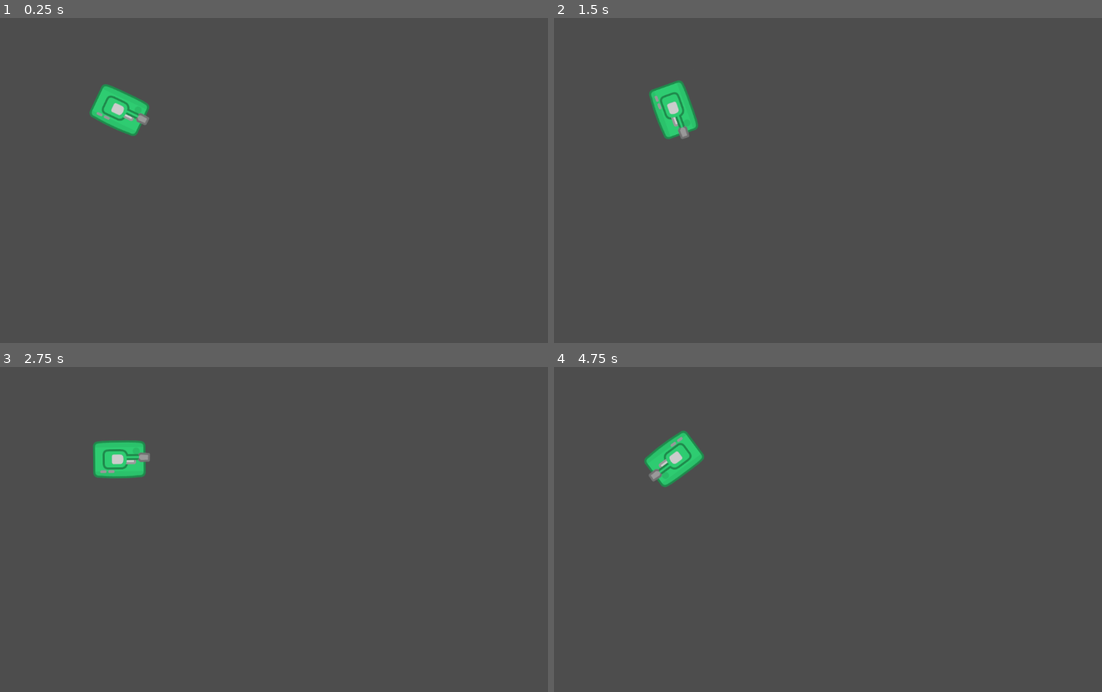
Above: before the commit, frames 1-4 (two rows, left to right).
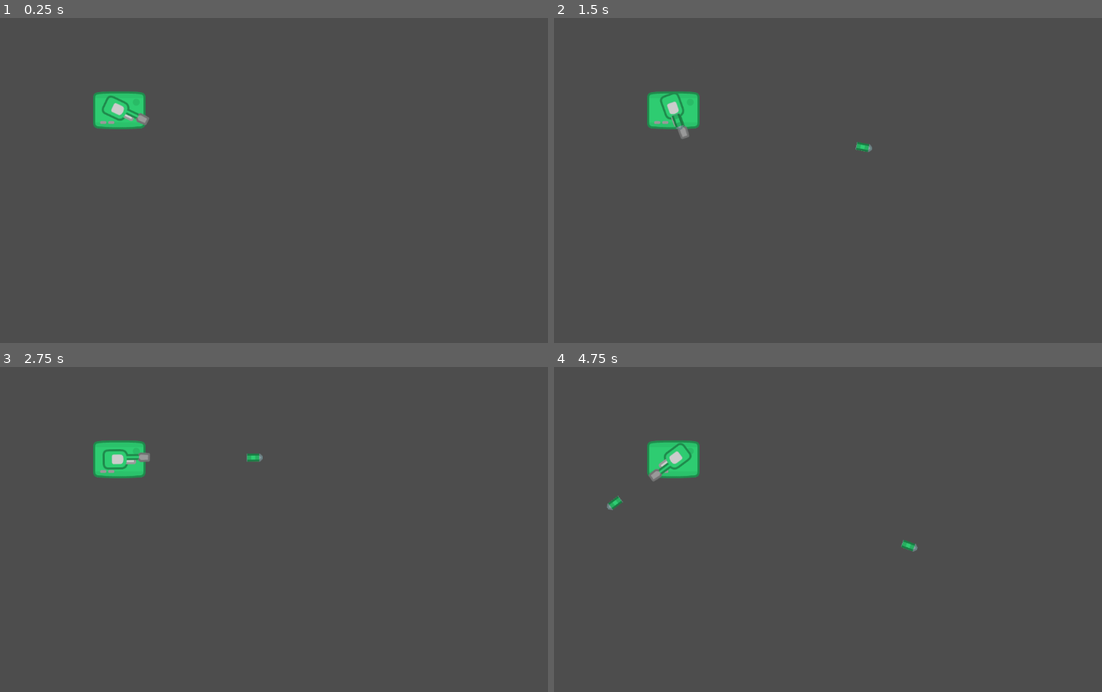
Above: after the commit, the same moments.

Repository: georgetruong/TankDefender
Game: Godot game, scene res://scenes/tank.tscn
Same seed, same stepped clock (60 frames per second), same inputs: the game is played once before the commit and once after it.
Inputs (mouse positions are in pixels of both pictures, inside the frame that each line leads up to):
- Up to frame 1 (0.25 s): no input
- Up to frame 2 (1.5 s): tap Enter at 0.5 s; move the mouse to (948, 164) at 0.52 s; click (948, 164) at 0.67 s; move the mouse to (701, 196) at 1.27 s; click (701, 196) at 1.42 s
- Up to frame 3 (2.75 s): move the mouse to (323, 458) at 2.02 s; click (323, 458) at 2.17 s
- Up to frame 4 (4.75 s): move the mouse to (789, 594) at 2.77 s; click (789, 594) at 2.92 s; move the mouse to (997, 578) at 3.52 s; click (997, 578) at 3.67 s; move the mouse to (647, 480) at 4.27 s; click (647, 480) at 4.42 s

The runs differ from the first frame. In frame 1, 0.5% of the frame differs, in the area x 16-28%, y 20-37%; in frame 2, 0.8%, in the area x 16-59%, y 19-42%; in frame 3, less than 0.1%; in frame 4, 0.7%.

Commit message:
Fire projectiles

Diff:
--- a/project.godot
+++ b/project.godot
@@ -14,3 +14,11 @@
 run/main_scene="res://scenes/tank.tscn"
 config/features=PackedStringArray("4.2", "Forward Plus")
 config/icon="res://icon.svg"
+
+[layer_names]
+
+2d_physics/layer_1="world"
+2d_physics/layer_2="player_units"
+2d_physics/layer_3="player_projectiles"
+2d_physics/layer_4="enemy_units"
+2d_physics/layer_5="enemy_projectiles"
--- a/scenes/tank.tscn
+++ b/scenes/tank.tscn
@@ -8,6 +8,7 @@
 
 [node name="Tank" type="CharacterBody2D"]
 position = Vector2(285, 186)
+collision_layer = 2
 script = ExtResource("1_rp7qp")
 
 [node name="TargetLine" type="Line2D" parent="."]
@@ -21,3 +22,5 @@
 [node name="CollisionShape2D" type="CollisionShape2D" parent="."]
 shape = SubResource("CircleShape2D_ekmd1")
 one_way_collision_margin = 81.3
+
+[node name="ShellContainer" type="Node2D" parent="."]
--- /dev/null
+++ b/scenes/tank_shell.tscn
@@ -0,0 +1,24 @@
+[gd_scene load_steps=5 format=3 uid="uid://5nfgkuwopp6a"]
+
+[ext_resource type="Script" path="res://scripts/tank_shell.gd" id="1_8lgqq"]
+[ext_resource type="PackedScene" uid="uid://h57e5o142ttl" path="res://scenes/tilesheet_sprite.tscn" id="1_jhgem"]
+[ext_resource type="Texture2D" uid="uid://cnaj4k68qsn4y" path="res://assets/tilesheets/topDownTanks_objects_tilesheet@2.png" id="2_cg2o5"]
+
+[sub_resource type="CapsuleShape2D" id="CapsuleShape2D_sqvco"]
+radius = 8.0
+height = 32.0
+
+[node name="TankShell" type="RigidBody2D"]
+collision_layer = 4
+script = ExtResource("1_8lgqq")
+
+[node name="TilesheetSprite" parent="." instance=ExtResource("1_jhgem")]
+rotation = 1.5708
+texture = ExtResource("2_cg2o5")
+region_rect = Rect2(538, 585, 16, 32)
+
+[node name="CollisionShape2D" type="CollisionShape2D" parent="."]
+rotation = 1.5708
+shape = SubResource("CapsuleShape2D_sqvco")
+
+[connection signal="body_entered" from="." to="." method="_on_body_entered"]
--- a/scripts/tank.gd
+++ b/scripts/tank.gd
@@ -1,22 +1,31 @@
 extends CharacterBody2D
+class_name Tank
 
 @export var move_speed = 200
 
 var target_position = null
 
 @onready var target_line = $TargetLine
+@onready var turret = $TankTurretSprite
+
+var shell_scene = preload("res://scenes/tank_shell.tscn")
+@onready var shell_container = $ShellContainer
 
 func _ready():
 	setup_target_line()
 
 func _process(delta):
-	if !target_position:
-		var mouse_position = get_global_mouse_position()
-		look_at(mouse_position)
+	var mouse_position = get_global_mouse_position()
+	#if !target_position:
+	#	look_at(mouse_position)
+
+	turret.look_at(mouse_position)
 
 func _unhandled_input(event):
 	if event is InputEventMouseButton and event.button_index == MOUSE_BUTTON_RIGHT and event.pressed:
 		target_position = get_global_mouse_position()
+	elif event is InputEventMouseButton and event.button_index == MOUSE_BUTTON_LEFT and event.pressed:
+		shoot()
 
 func _physics_process(delta):
 	if target_position:
@@ -62,3 +71,19 @@
 	else:
 		target_line.points[0] = Vector2.ZERO
 		target_line.points[1] = Vector2.ZERO
+
+
+############################################################################################################################
+# Attack
+#
+############################################################################################################################
+func shoot():
+	var mouse_pos = get_global_mouse_position()
+	var shell_inst = shell_scene.instantiate()
+	var direction = (mouse_pos - global_position).normalized()
+
+	shell_inst.global_position = global_position
+	shell_inst.linear_velocity = direction * 500
+	shell_inst.rotation = direction.angle()
+
+	get_tree().root.add_child(shell_inst)
--- /dev/null
+++ b/scripts/tank_shell.gd
@@ -0,0 +1,15 @@
+extends RigidBody2D
+
+@export var speed = 500
+
+func _ready():
+	gravity_scale = 0
+	lock_rotation = true
+
+	await get_tree().create_timer(2.0).timeout
+	queue_free()
+
+func _on_body_entered(body):
+	if !(body is Tank):
+		print("HIT!")
+		queue_free()
